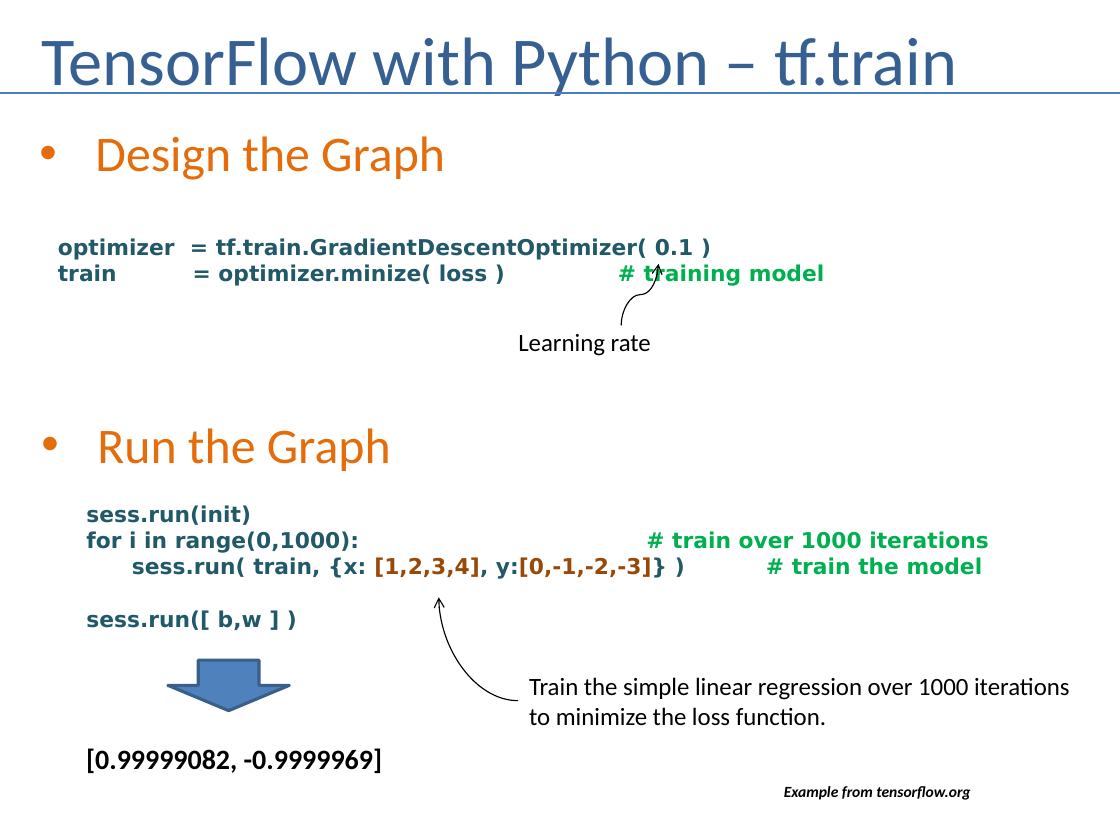
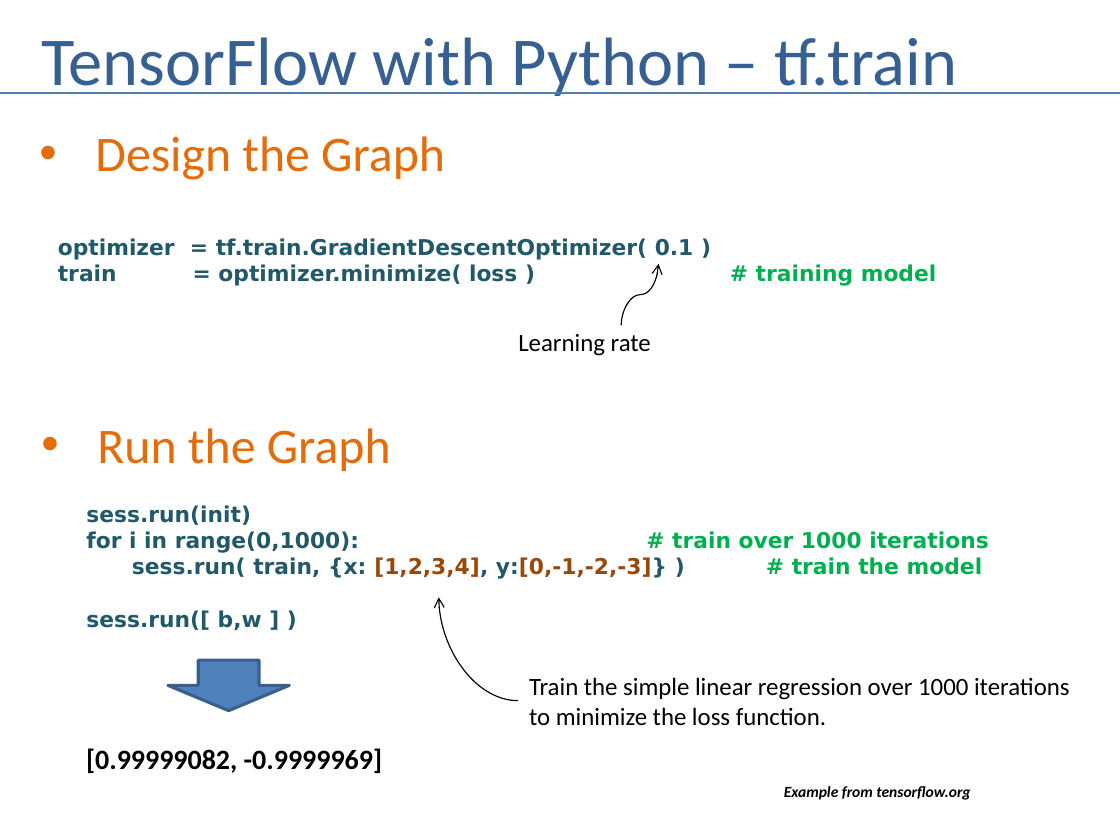
Before and after one commit to andrewferlitsch/Portland-Data-Science-Group, a slide deck: slide 18 of Presentations/ML Tensorflow Intro.pptx. Drawn at 1120x840 pixels with LibreOffice and Linux fonts; fonts in the diff are those of the drawing. Boxes give left, top, right and bottom in pixels: in the first picture for what was removed or moved away, otherwise in the second. Text is boxed around its words. In the diff, an @@ line names an element or a change of style, - is before the commit and + after.

Commit message:
fix typos

```diff
--- a/Presentations/ML Tensorflow Intro.pptx
+++ b/Presentations/ML Tensorflow Intro.pptx
@@ text at (58, 264, 937, 286): text changed @@
-train = optimizer.minize( loss ) # training model
+train = optimizer.minimize( loss ) # training model
```
Also in this commit, not shown: 7 other slides changed.
